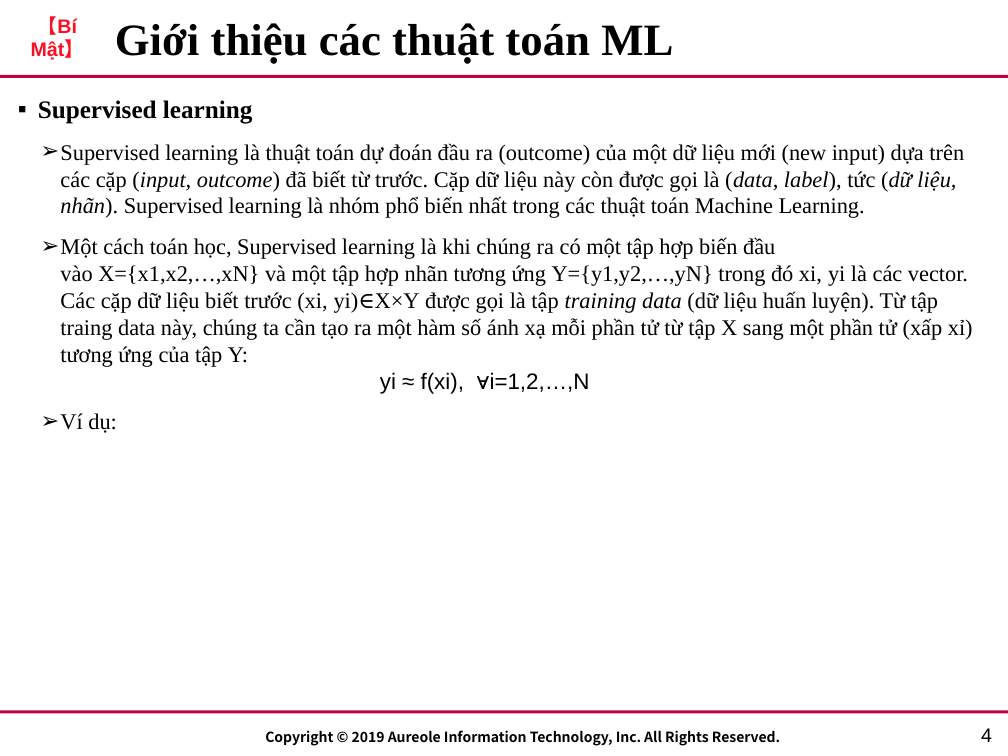
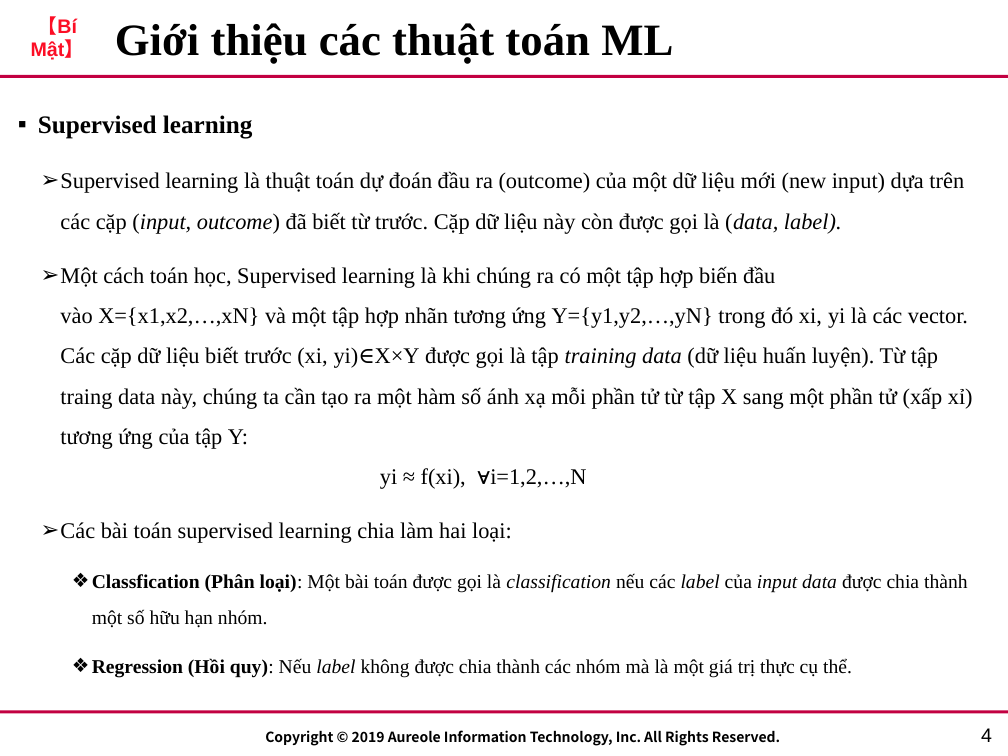
Before and after one commit to lucas2298/chat, a slide deck: slide 5 of AIT_Template.pptx. Drawn at 1008x756 pixels with LibreOffice and Linux fonts; fonts in the diff are those of the drawing; background and template pictures are left out. Boxes give left, top, right and bottom in pixels: in the first picture for what was removed or moved away, otherwise in the second. Text is boxed around its words. In the diff, an @@ line names an element or a change of style, - is before the commit and + after.

Commit message:
update pptx

```diff
--- a/AIT_Template.pptx
+++ b/AIT_Template.pptx
@@ text at (38,115,973,489): font Arial to Times New Roman in "yi ≈ f(xi), ∀i=1,2,…,N"; line spacing 1 to 1.5 @@
@@ text at (60,171,964,234): text changed @@
-  ➢ Supervised learning là thuật toán dự đoán đầu ra (outcome) của một dữ liệu mới (new input) dựa trên các cặp (input, outcome) đã biết từ trước. Cặp dữ liệu này còn được gọi là (data, label), tức (dữ liệu, nhãn). Supervised learning là nhóm phổ biến nhất trong các thuật toán Machine Learning.
+  ➢ Supervised learning là thuật toán dự đoán đầu ra (outcome) của một dữ liệu mới (new input) dựa trên các cặp (input, outcome) đã biết từ trước. Cặp dữ liệu này còn được gọi là (data, label).
@@ text at (60,522,968,678): text changed; size 16 to 14 pt @@
-  ➢ Ví dụ:
+  ➢ Các bài toán supervised learning chia làm hai loại:
+    ❖ Classfication (Phân loại): Một bài toán được gọi là classification nếu các label của input data được chia thành một số hữu hạn nhóm.
+    ❖ Regression (Hồi quy): Nếu label không được chia thành các nhóm mà là một giá trị thực cụ thể.
```
Also in this commit, not shown: 4 other slides changed, 2 slides added, 2 slides removed.
